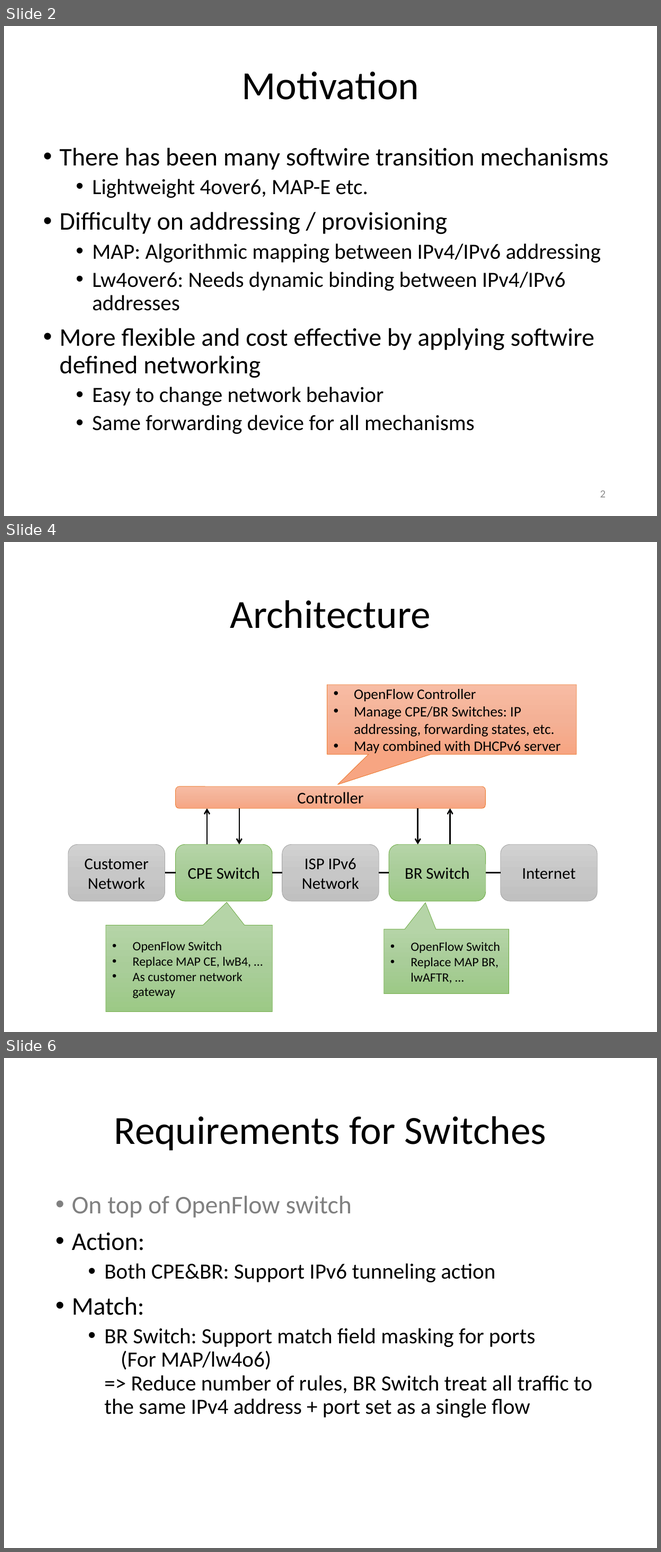
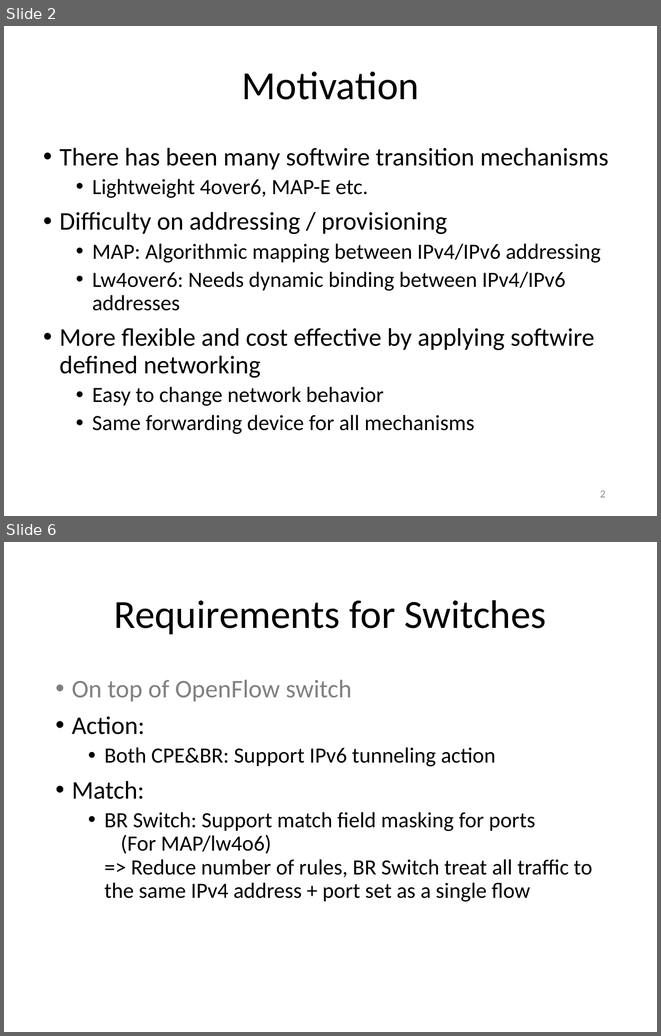
Before and after one commit to gnocuil/draft-sdn, a slide deck: Unified IPv6 Transition Framework With Flow-based Forwarding.pptx. Shown one above the other, each under a label of ours: slides 2, 4 and 6 before the commit, slides 2 and 6 after it; the slides between them are not shown. The pictures are 661x1552 and 661x1036 pixels, drawn with LibreOffice and Linux fonts; fonts in the diff are those of the drawing. Boxes give left, top, right and bottom in pixels: in the first picture for what was removed or moved away, otherwise in the second. Text is boxed around its words. In the diff, an @@ line names an element or a change of style, - is before the commit and + after.

```diff
--- a/Unified IPv6 Transition Framework With Flow-based Forwarding.pptx
+++ b/Unified IPv6 Transition Framework With Flow-based Forwarding.pptx
@@ slide 4 removed at [4,542,657,1032], background #FFFFFF @@
@@ title removed at [230,600,431,628] @@
-Architecture
@@ speech box removed at [327,685,576,753] @@
-  • OpenFlow Controller
-  • Manage CPE/BR Switches: IP addressing, forwarding states, etc.
-  • May combined with DHCPv6 server
@@ rounded rectangle removed at [176,786,486,808] @@
-Controller
@@ arrow removed from (207, 844) to (207, 809) @@
@@ arrow removed from (239, 809) to (239, 844) @@
@@ arrow removed from (418, 809) to (418, 844) @@
@@ arrow removed from (450, 844) to (450, 809) @@
@@ rounded rectangle removed at [68,844,165,901] @@
-Customer Network
@@ rounded rectangle removed at [176,844,272,901] @@
-CPE Switch
@@ rounded rectangle removed at [282,844,379,901] @@
-ISP IPv6 Network
@@ rounded rectangle removed at [389,844,485,901] @@
-BR Switch
@@ rounded rectangle removed at [500,844,597,901] @@
-Internet
@@ line removed from (165, 872) to (176, 872) @@
@@ line removed from (272, 872) to (282, 872) @@
@@ line removed from (379, 872) to (389, 872) @@
@@ line removed from (486, 872) to (500, 872) @@
@@ speech box removed at [106,925,272,1012] @@
-• OpenFlow Switch
-• Replace MAP CE, lwB4, …
-• As customer network gateway
@@ speech box removed at [384,929,509,994] @@
-• OpenFlow Switch
-• Replace MAP BR, lwAFTR, …
```
Also in this commit, not shown: 4 slides changed, 1 slide added.
